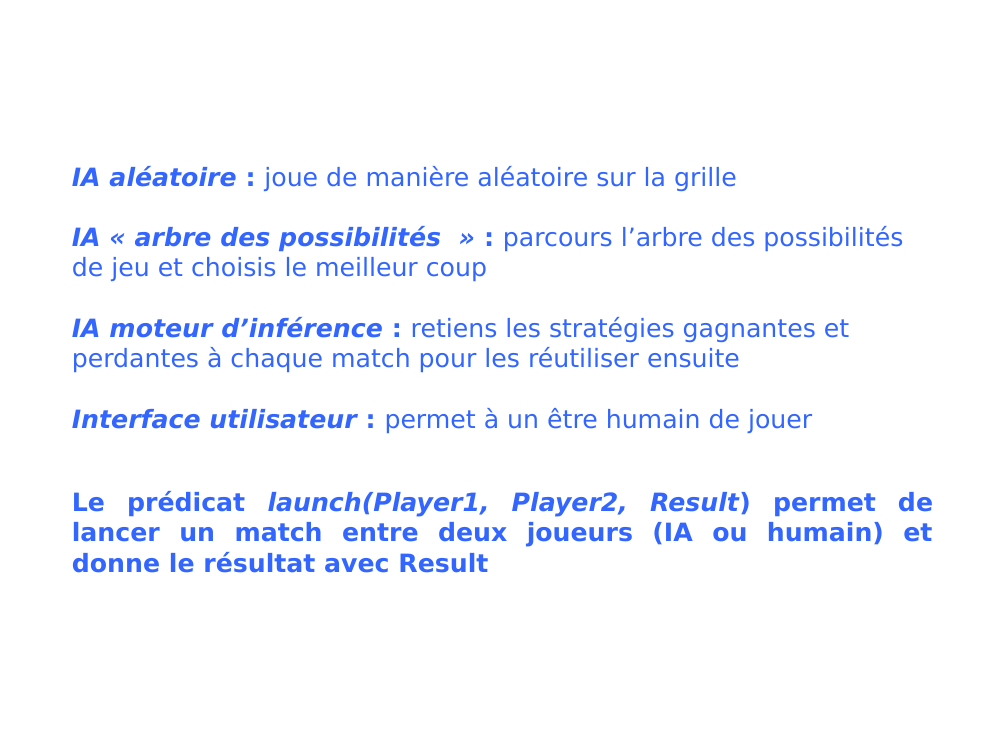
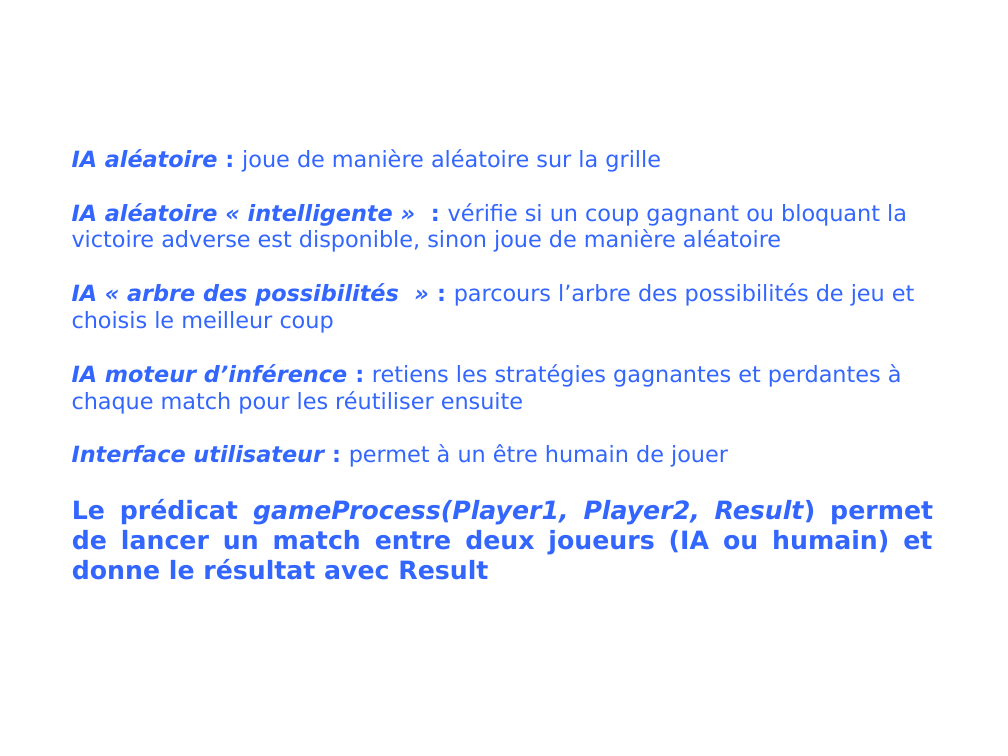
Before and after one commit to INSA-4IF-H4404-2013-2014/Connect-Four, a slide deck: slide 5 of presentation.ppt. Drawn at 1008x756 pixels with LibreOffice and Linux fonts; fonts in the diff are those of the drawing; background and template pictures are left out. Boxes give left, top, right and bottom in pixels: in the first picture for what was removed or moved away, otherwise in the second. Text is boxed around its words. In the diff, an @@ line names an element or a change of style, - is before the commit and + after.

```diff
--- a/presentation.ppt
+++ b/presentation.ppt
@@ text "IA aléatoire : joue de ...": place and size @@
-text "IA aléatoire : joue de ..." at [72, 166, 903, 434]
+text "IA aléatoire : joue de ..." at [72, 149, 914, 467]
@@ text at [72, 149, 914, 467]: size 18 to 16 pt in "IA aléatoire : joue de manière aléatoire ...", "IA « arbre des possibilités » : ...", "IA moteur d’inférence : retiens les stratégies ...", "Interface utilisateur : permet à un être ..." @@
@@ text at [72, 203, 907, 252]: paragraph added @@
+IA aléatoire « intelligente » : vérifie si un coup gagnant ou bloquant la victoire adverse est disponible, sinon joue de manière aléatoire
@@ text at [72, 499, 933, 580]: text changed @@
-Le prédicat launch(Player1, Player2, Result) permet de lancer un match entre deux joueurs (IA ou humain) et donne le résultat avec Result
+Le prédicat gameProcess(Player1, Player2, Result) permet de lancer un match entre deux joueurs (IA ou humain) et donne le résultat avec Result
```
Also in this commit, not shown: 1 other slide changed, 1 slide added, 1 slide removed.
